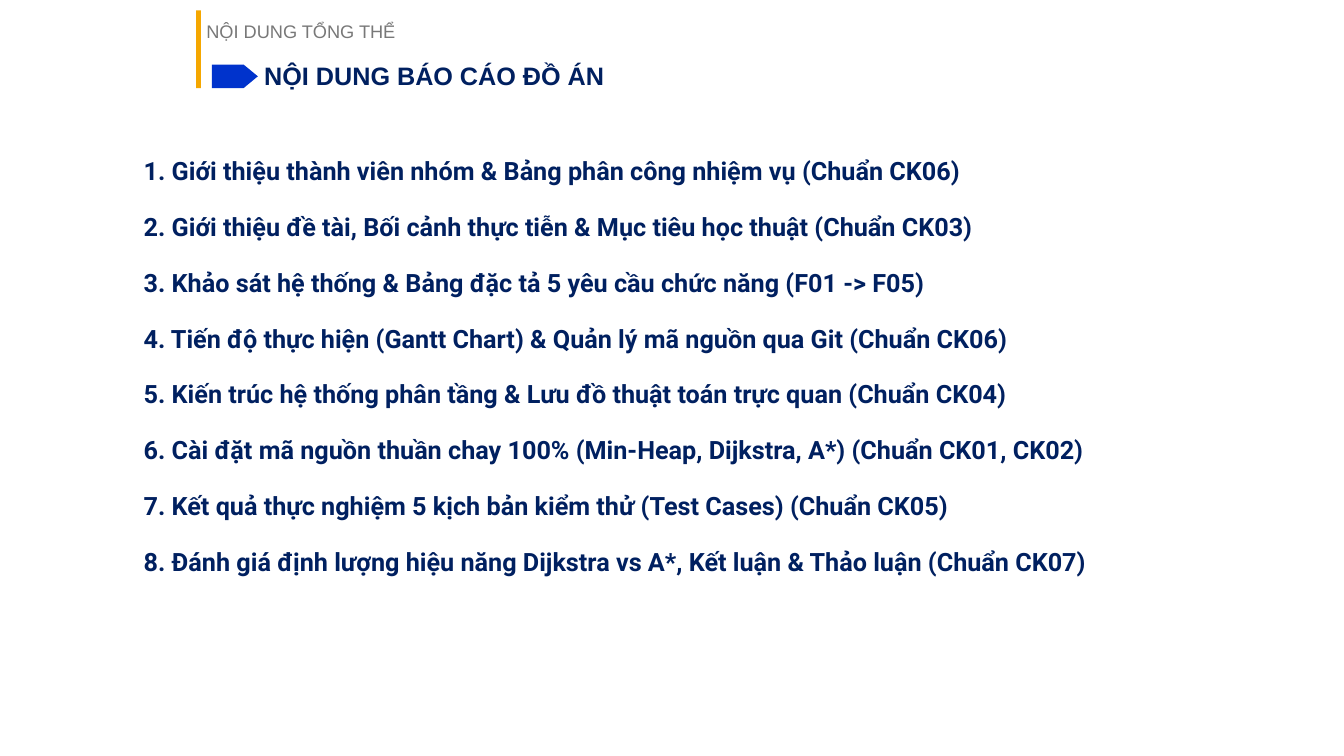
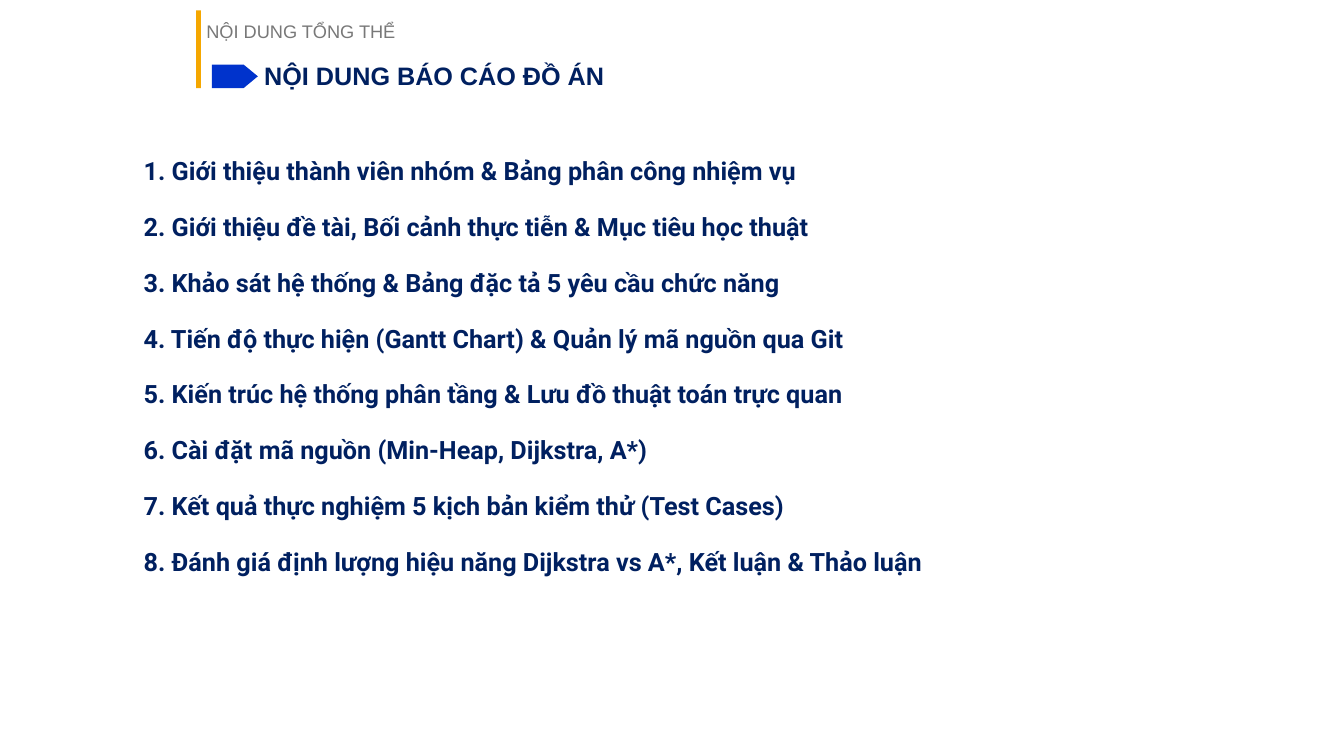
Before and after one commit to hakien2525-pixel/CTDLGT, a slide deck: slide 3 of NopBai/BaoCao_ThuyetTrinh_DeTai5.pptx. Drawn at 1344x756 pixels with LibreOffice and Linux fonts; fonts in the diff are those of the drawing; background and template pictures are left out. Boxes give left, top, right and bottom in pixels: in the first picture for what was removed or moved away, otherwise in the second. Text is boxed around its words. In the diff, an @@ line names an element or a change of style, - is before the commit and + after.

Commit message:
Fix Pptx

```diff
--- a/NopBai/BaoCao_ThuyetTrinh_DeTai5.pptx
+++ b/NopBai/BaoCao_ThuyetTrinh_DeTai5.pptx
@@ text at (144, 159, 921, 577): text changed @@
-1. Giới thiệu thành viên nhóm & Bảng phân công nhiệm vụ (Chuẩn CK06)
-2. Giới thiệu đề tài, Bối cảnh thực tiễn & Mục tiêu học thuật (Chuẩn CK03)
-3. Khảo sát hệ thống & Bảng đặc tả 5 yêu cầu chức năng (F01 -> F05)
-4. Tiến độ thực hiện (Gantt Chart) & Quản lý mã nguồn qua Git (Chuẩn CK06)
-5. Kiến trúc hệ thống phân tầng & Lưu đồ thuật toán trực quan (Chuẩn CK04)
-6. Cài đặt mã nguồn thuần chay 100% (Min-Heap, Dijkstra, A*) (Chuẩn CK01, CK02)
-7. Kết quả thực nghiệm 5 kịch bản kiểm thử (Test Cases) (Chuẩn CK05)
-8. Đánh giá định lượng hiệu năng Dijkstra vs A*, Kết luận & Thảo luận (Chuẩn CK07)
+1. Giới thiệu thành viên nhóm & Bảng phân công nhiệm vụ
+2. Giới thiệu đề tài, Bối cảnh thực tiễn & Mục tiêu học thuật
+3. Khảo sát hệ thống & Bảng đặc tả 5 yêu cầu chức năng
+4. Tiến độ thực hiện (Gantt Chart) & Quản lý mã nguồn qua Git
+5. Kiến trúc hệ thống phân tầng & Lưu đồ thuật toán trực quan
+6. Cài đặt mã nguồn (Min-Heap, Dijkstra, A*)
+7. Kết quả thực nghiệm 5 kịch bản kiểm thử (Test Cases)
+8. Đánh giá định lượng hiệu năng Dijkstra vs A*, Kết luận & Thảo luận
```
Also in this commit, not shown: 3 other slides changed, 3 slides removed.
